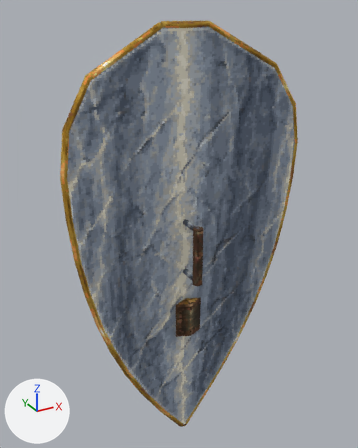
Two versions of the glTF model templates/models/items/shield_kite/templar_kite/templar_kite.glb, one commit apart.
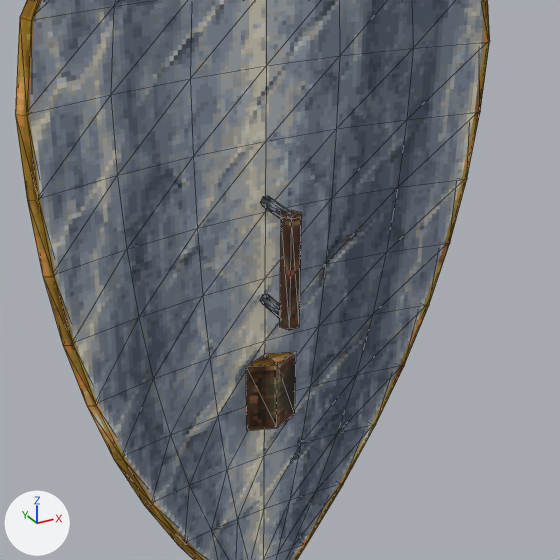
Old and new are each drawn whole from a 50 mm lens placed at (-0.446, -0.734, 0.446), pointed at (-0.003, 0.07, 0.043) and again close up on the part from 15% to 93% of the width and 27% to 90% of the height. The axes (+X, +Y, +Z) are drawn at lower left. The lights are the same throughout. The first two pictures are the older version. The close-ups show mesh edges as thin lines. Vertices at exactly the same position are counted once.

Objects in the first close-up: 'templar_kite'.
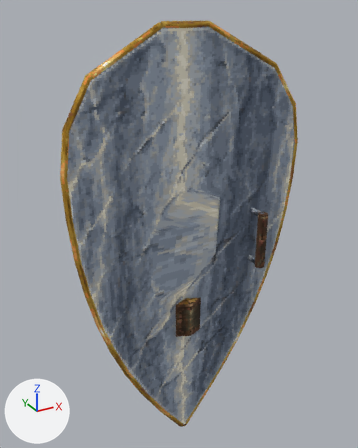
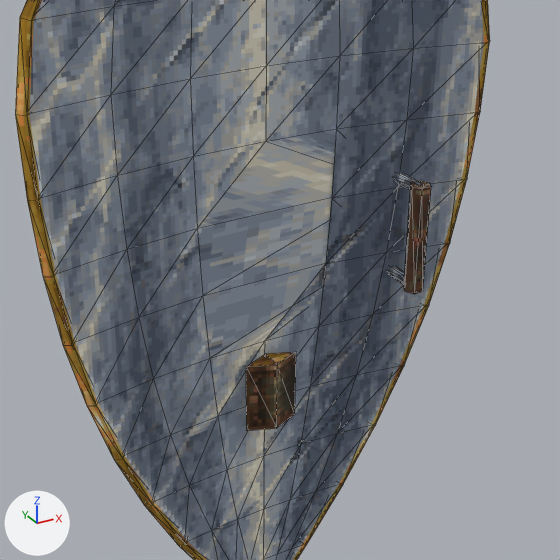
The newer file is also turned or shifted as a whole; pictures and numbers use the older file's frame.

Changed parts and their boxes [x1, y1, x2, y2] in the close-ups (560 x 560 px; the box of a moved part takes in the faces that stretch with it):
```json
{"part": 1, "of": "me_templar_kite", "change": "moved or reshaped", "before": [280, 210, 302, 330], "after": [404, 181, 431, 294]}
{"part": 2, "of": "me_templar_kite", "change": "moved or reshaped", "before": [260, 196, 294, 219], "after": [394, 172, 422, 190]}
{"part": 3, "of": "me_templar_kite", "change": "moved or reshaped", "before": [260, 294, 280, 319], "after": [388, 266, 405, 285]}
{"part": 4, "of": "me_templar_kite", "change": "moved or reshaped", "before": [197, 129, 336, 358], "after": [197, 129, 336, 358]}
```

Scene script edits in JSON lines:
```json
{"block": "me_templar_kite", "where": "me_templar_kite.from_pydata(...)  # 354 vertices, 652 faces; spans x -0.247..0.247, y -0.01..0.074, z -0.482..0.423"}
{"block": "me_templar_kite", "where": "# used by ob_templar_kite; location = (0.0, 0.0, 0.0)"}
{"block": "me_templar_kite", "change": "me_templar_kite part 1: the loose piece of 12 vertices spanning x -0.011..0.011, y -0.01..0.01, z -0.06..0.06 is moved by (0.153, 0.0, 0.0)"}
{"block": "me_templar_kite", "change": "me_templar_kite part 2: the loose piece of 12 vertices spanning x -0.006..0.006, y 0.0..0.05, z 0.05..0.06 is moved by (0.153, 0.0, 0.0)"}
{"block": "me_templar_kite", "change": "me_templar_kite part 3: the loose piece of 12 vertices spanning x -0.006..0.006, y 0.0..0.05, z -0.06..-0.05 is moved by (0.153, 0.0, 0.0)"}
{"block": "me_templar_kite", "change": "me_templar_kite part 4"}
{"op": "set", "path": "me_templar_kite.vertices[129].co", "old": "(0.0, 0.05, 0.043)", "new": "(0.153, 0.05, 0.043)", "note": "pixel (265, 211) -> not seen"}
{"op": "set", "path": "me_templar_kite.vertices[136].co", "old": "(0.0, 0.05, -0.031)", "new": "(0.153, 0.05, -0.031)", "note": "pixel (264, 278) -> not seen"}
```
